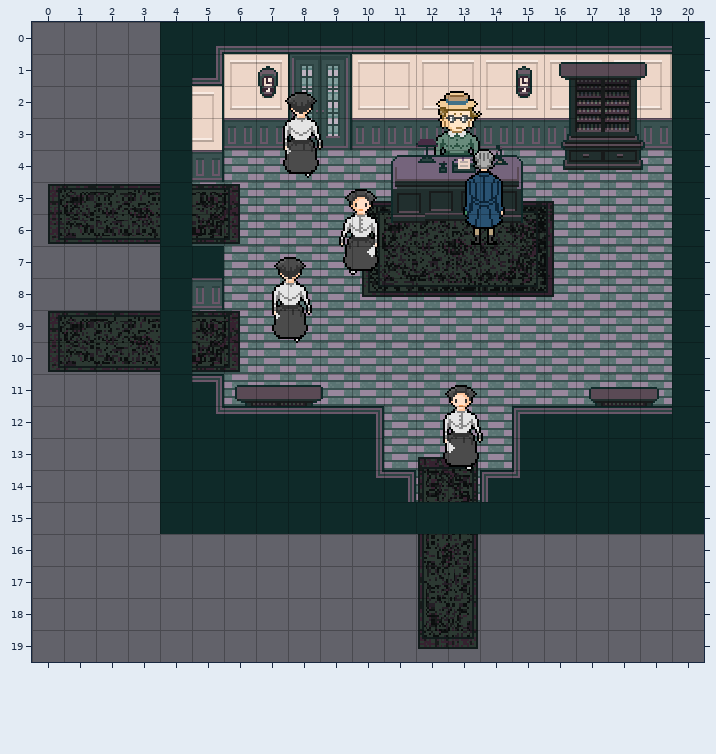
Two versions of a level (Tiled map, Assets/Tiled Maps/testTiles.tmx). Above, as it was before the edit.
Cells are 16x16 px. Shown: x 0..20, y 0..19. The old version is drawn lined up with the new one.
And afterwards:
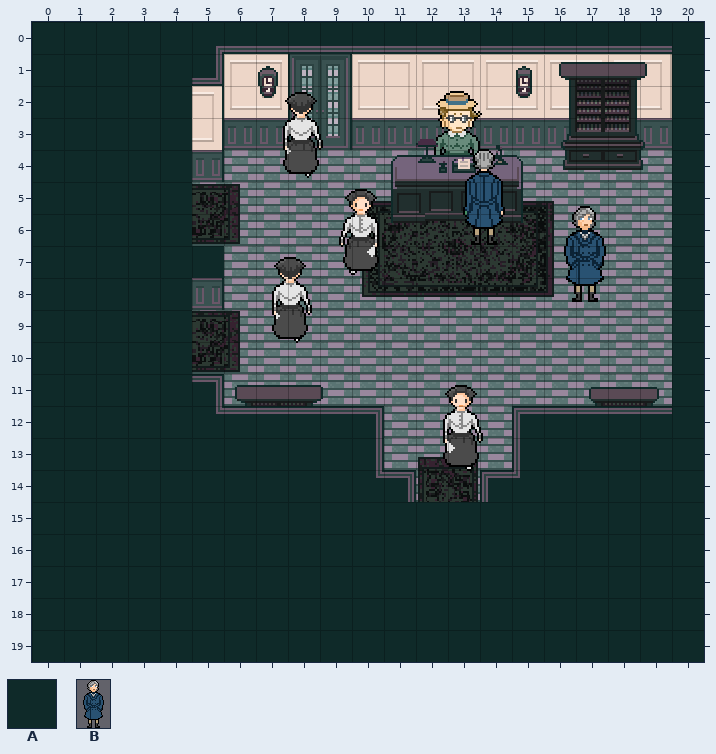
Key: from "Victorian 1": A 4; from "Victorian Objects": B 21 "Floris front".
_ is an empty cell, . an unchanged one.
Objects are placed by their top-left corner, in cells (3,4 is the top-left corner of cell 3,4); size is 1x1 cell unless given.
Change:
map size 17x16 -> 21x20 cells (old content now starts at 4,0; both pictures use the new coordinates)
--- layer "Object Layer 2"
+B "Floris front" at 16.2,5.8 size 2.1x3
--- layer "Walls"
@@ x 0..20 @@
- 0 ____.................
- 1 ____.................
- 2 ____.................
- 3 ____.................
- 4 ____.................
- 5 ____.................
- 6 ____.................
- 7 ____.................
- 8 ____.................
- 9 ____.................
-10 ____.................
-11 ____.................
-12 ____.................
-13 ____.................
-14 ____.................
-15 ____.................
-16 _____________________
-17 _____________________
-18 _____________________
-19 _____________________
+ 0 AAAA.................
+ 1 AAAA.................
+ 2 AAAA.................
+ 3 AAAA.................
+ 4 AAAA.................
+ 5 AAAA.................
+ 6 AAAA.................
+ 7 AAAA.................
+ 8 AAAA.................
+ 9 AAAA.................
+10 AAAA.................
+11 AAAA.................
+12 AAAA.................
+13 AAAA.................
+14 AAAA.................
+15 AAAA.................
+16 AAAAAAAAAAAAAAAAAAAAA
+17 AAAAAAAAAAAAAAAAAAAAA
+18 AAAAAAAAAAAAAAAAAAAAA
+19 AAAAAAAAAAAAAAAAAAAAA
Pixel boxes of the changes (left, top, right, bottom) in both pictures:
added: (32, 22, 704, 662)
